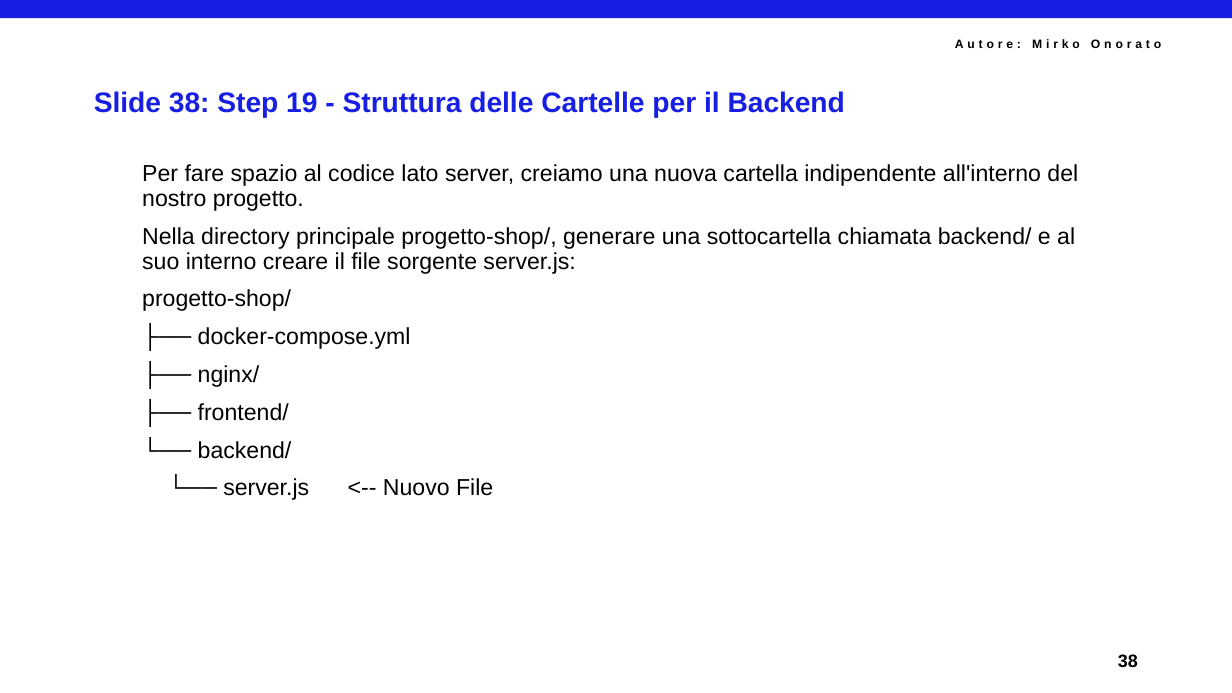
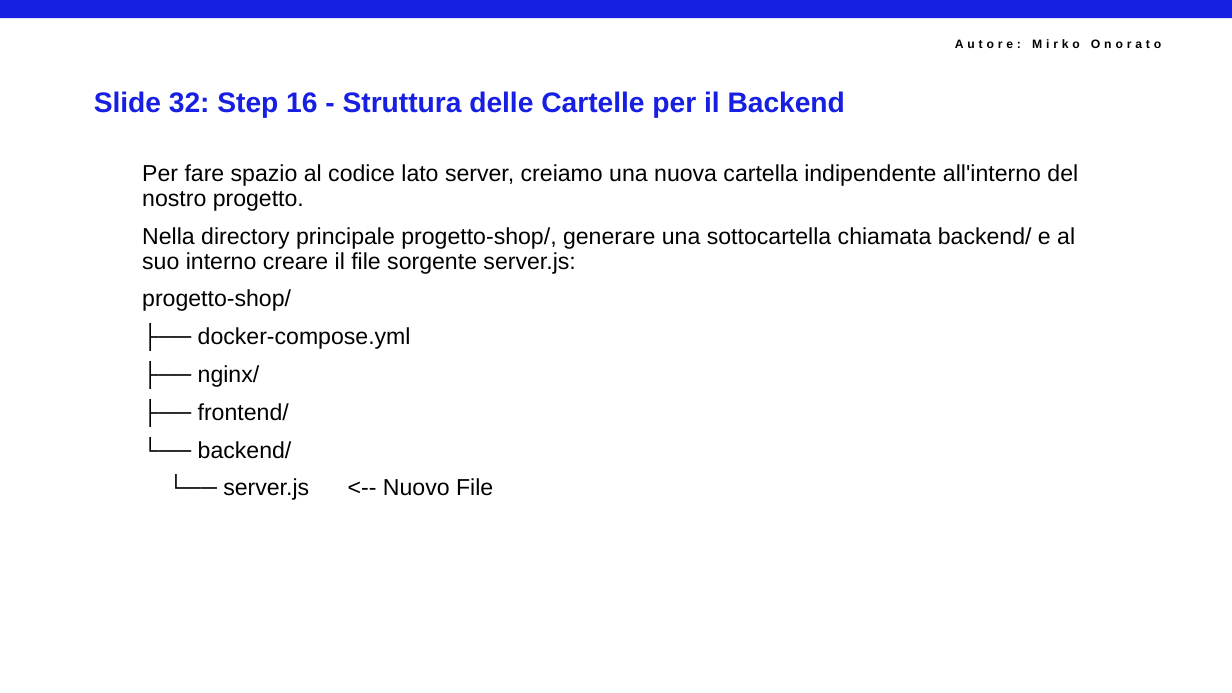
Before and after one commit to mirkoSkF/Docker-Slides, a slide deck: slide 34 of Lab 3.a - Allestimento di Nginx, Certbot e Reti in Locale.pptx (slide 40 before the commit). Drawn at 1232x693 pixels with LibreOffice and Linux fonts; fonts in the diff are those of the drawing; background and template pictures are left out. Boxes give left, top, right and bottom in pixels: in the first picture for what was removed or moved away, otherwise in the second. Text is boxed around its words. In the diff, an @@ line names an element or a change of style, - is before the commit and + after.

```diff
--- a/Lab 3.a - Allestimento di Nginx, Certbot e Reti in Locale.pptx
+++ b/Lab 3.a - Allestimento di Nginx, Certbot e Reti in Locale.pptx
@@ title at (x1=94, y1=91, x2=845, y2=118): text changed @@
-Slide 38: Step 19 - Struttura delle Cartelle per il Backend
+Slide 32: Step 16 - Struttura delle Cartelle per il Backend
@@ text removed at (x1=1118, y1=654, x2=1138, y2=667) @@
-38
```
Also in this commit, not shown: 35 other slides changed, 2 slides added, 9 slides removed.
